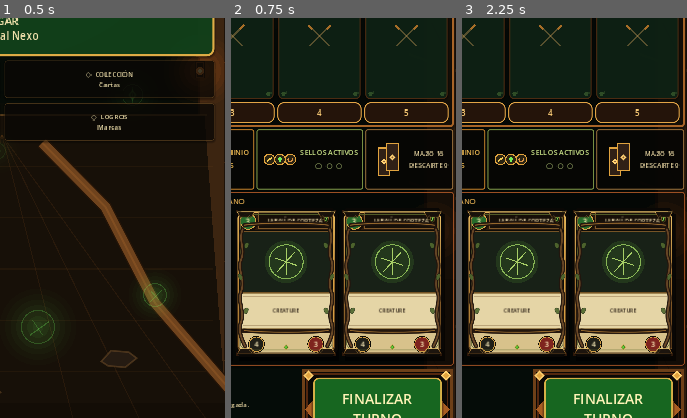
Above: before the commit, frames 1-3 (left to right).
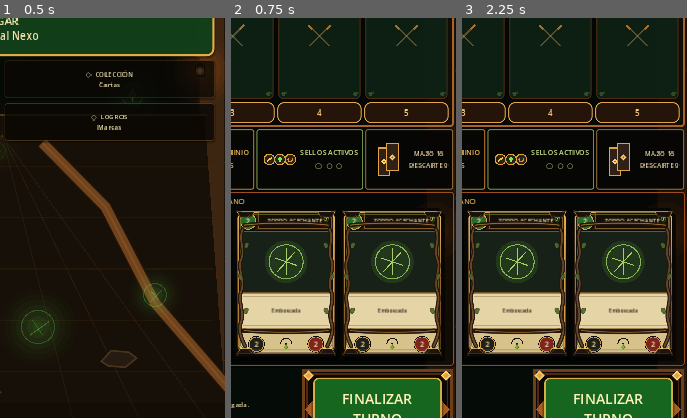
Above: after the commit, the same moments.

Repository: LoloscarPrr/Nexo-de-runas-v2
Game: Godot game, scene res://scenes/main.tscn
Same seed, same stepped clock (60 frames per second), same inputs: the game is played once before the commit and once after it.
Inputs (mouse positions are % of the whole screen's width and height, from its top left):
- Up to frame 1 (0.5 s): no input
- Up to frame 2 (0.75 s): click "JUGAR Entrar al Nexo" at 0.5 s
- Up to frame 3 (2.25 s): click "⚙" at 1.25 s; click (11, 32) at 2 s
The pictures show only the part of the screen within x 50-100%, y 49-99%; the shares and areas given below are measured in that part.

Frame 1 is identical in both runs. In frame 2, 0.6% of the frame differs, in the area x 6-88%, y 49-83%; in frame 3, 0.6%.

Commit message:
Foundation replace 1: preserve legacy Ambush coverage while replacing Forest vanilla slot

Diff:
--- a/scripts/domain/canonical_card_catalog.gd
+++ b/scripts/domain/canonical_card_catalog.gd
@@ -17,8 +17,8 @@
 	{"id":"bs_002_ardilla_runica","set_id":"BS-002","name":"ARDILLA RÚNICA","domain":DOMAIN_FOREST,"type":TYPE_CREATURE,"cost":1,"attack":1,"health":1,"keywords":[],"tags":["FUNDACIONAL","BESTIA"],"effect_id":"forest_rune_squirrel","unique":false,"rarity":"common"},
 	{"id":"lobo_joven","name":"LOBO JOVEN","domain":DOMAIN_FOREST,"type":TYPE_CREATURE,"cost":2,"attack":2,"health":3,"keywords":["MANADA"],"tags":["BESTIA"],"effect_id":"forest_pack_attack","unique":false},
 	{"id":"cierva_lunar","name":"CIERVA LUNAR","domain":DOMAIN_FOREST,"type":TYPE_CREATURE,"cost":2,"attack":1,"health":4,"keywords":[],"tags":["BESTIA"],"effect_id":"forest_moon_deer","unique":false},
+	{"id":"zorro_acechante","name":"ZORRO ACECHANTE","domain":DOMAIN_FOREST,"type":TYPE_CREATURE,"cost":2,"attack":2,"health":2,"keywords":["EMBOSCADA"],"tags":["BESTIA"],"effect_id":"","unique":false},
 	{"id":"bs_008_jabali_de_corteza","set_id":"BS-008","name":"JABALÍ DE CORTEZA","domain":DOMAIN_FOREST,"type":TYPE_CREATURE,"cost":3,"attack":4,"health":3,"keywords":[],"tags":["FUNDACIONAL","BESTIA"],"effect_id":"","unique":false,"rarity":"common"},
-	{"id":"jabali_de_raiz","name":"JABALÍ DE RAÍZ","domain":DOMAIN_FOREST,"type":TYPE_CREATURE,"cost":3,"attack":3,"health":4,"keywords":[],"tags":["BESTIA"],"effect_id":"forest_root_boar","unique":false},
 	{"id":"lobo_alfa","name":"LOBO ALFA","domain":DOMAIN_FOREST,"type":TYPE_CREATURE,"cost":4,"attack":4,"health":4,"keywords":["MANADA"],"tags":["BESTIA"],"effect_id":"forest_alpha_aura","unique":false},
 	{"id":"oso_ancestral","name":"OSO ANCESTRAL","domain":DOMAIN_FOREST,"type":TYPE_CREATURE,"cost":5,"attack":5,"health":7,"keywords":["GUARDIA"],"tags":["BESTIA"],"effect_id":"","unique":false},
 	{"id":"llamado_de_la_manada","name":"LLAMADO DE LA MANADA","domain":DOMAIN_FOREST,"type":TYPE_RITE,"cost":2,"attack":0,"health":0,"keywords":[],"tags":[],"effect_id":"forest_call_pack","unique":false},
@@ -103,9 +103,9 @@
 
 const STARTER_DECKS = {
 	DOMAIN_FOREST: [
-		"ardilla_vigilante","ardilla_vigilante","bs_008_jabali_de_corteza","bs_008_jabali_de_corteza",
+		"ardilla_vigilante","ardilla_vigilante","zorro_acechante","zorro_acechante",
 		"lobo_joven","lobo_joven","cierva_lunar","cierva_lunar","bs_002_ardilla_runica",
-		"jabali_de_raiz","jabali_de_raiz","lobo_alfa","oso_ancestral",
+		"bs_008_jabali_de_corteza","bs_008_jabali_de_corteza","lobo_alfa","oso_ancestral",
 		"llamado_de_la_manada","llamado_de_la_manada","crecimiento_violento",
 		"crecimiento_violento","totem_de_manada","sello_del_rastro","sello_del_rastro"
 	],
